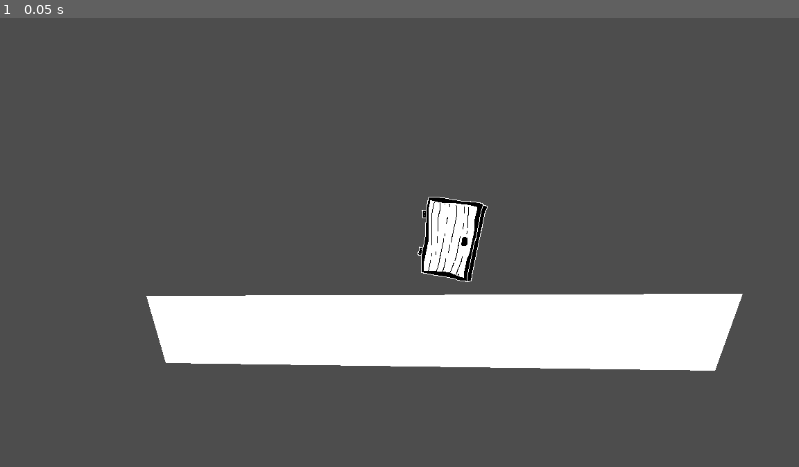
Above: before the commit, frame 1.
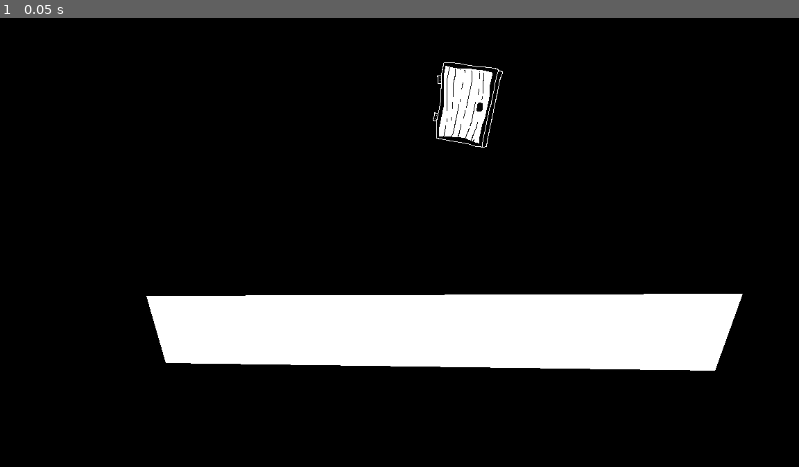
Above: after the commit, the same moment.

Repository: tewly27/Doorgeon
Game: Godot game, scene res://main.tscn
Same seed, same stepped clock (60 frames per second), same inputs: the game is played once before the commit and once after it.
Inputs:
- Up to frame 1 (0.05 s): no input

The runs differ from the first frame. In frame 1, 88% of the frame differs, in the area x 0-100%, y 0-100%.

Commit message:
add enviroment

Diff:
--- a/main.tscn
+++ b/main.tscn
@@ -1,6 +1,16 @@
-[gd_scene load_steps=2 format=3 uid="uid://bnclhe841j5pd"]
+[gd_scene load_steps=4 format=3 uid="uid://bnclhe841j5pd"]
 
 [ext_resource type="Texture2D" uid="uid://cwalq6kn21ebe" path="res://door1.png" id="1_51ka1"]
+
+[sub_resource type="Environment" id="Environment_dejek"]
+background_mode = 3
+glow_enabled = true
+glow_intensity = 0.55
+glow_bloom = 0.15
+glow_blend_mode = 0
+adjustment_brightness = 4.25
+
+[sub_resource type="CameraAttributesPractical" id="CameraAttributesPractical_e871l"]
 
 [node name="Node2D" type="Node2D"]
 
@@ -10,8 +20,16 @@
 format = 2
 
 [node name="Door1" type="Sprite2D" parent="."]
-position = Vector2(85, -18)
+position = Vector2(107, -212)
 texture = ExtResource("1_51ka1")
 
 [node name="Polygon2D" type="Polygon2D" parent="."]
 polygon = PackedVector2Array(-365, 77, 495, 74, 455, 185, -337, 174)
+
+[node name="CollisionPolygon2D" type="CollisionPolygon2D" parent="Polygon2D"]
+visible = false
+polygon = PackedVector2Array(-367, 76, 493, 75, 455, 186, -339, 173)
+
+[node name="WorldEnvironment" type="WorldEnvironment" parent="."]
+environment = SubResource("Environment_dejek")
+camera_attributes = SubResource("CameraAttributesPractical_e871l")
--- a/project.godot
+++ b/project.godot
@@ -14,3 +14,7 @@
 run/main_scene="res://main.tscn"
 config/features=PackedStringArray("4.2", "Forward Plus")
 config/icon="res://icon.svg"
+
+[rendering]
+
+environment/defaults/default_clear_color=Color(0, 0, 0, 1)
